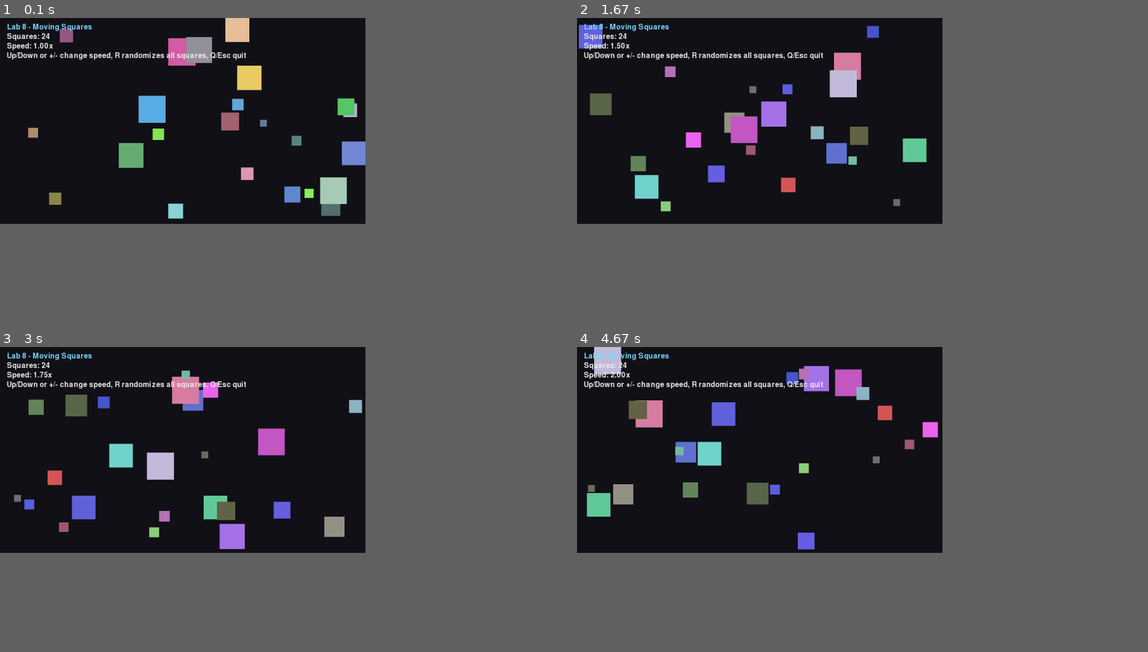
Above: before the commit, frames 1-4 (two rows, left to right).
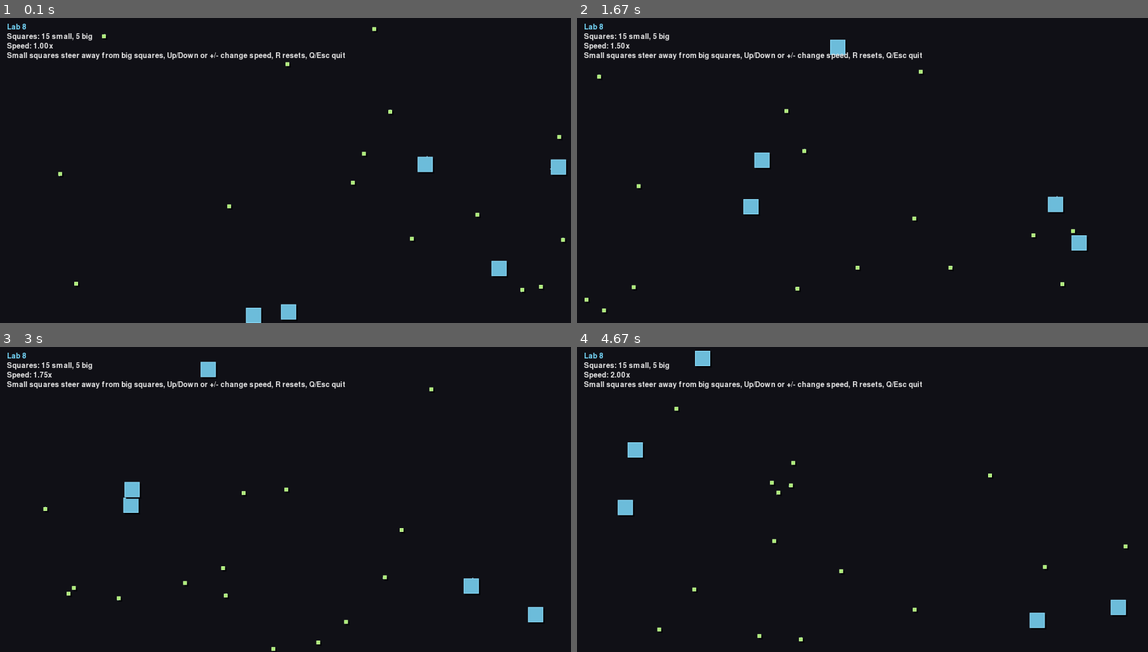
Above: after the commit, the same moments.

Repository: benogeorge/lab8-pygame
Game: pygame game, started from main.py
The game is run twice, just before and just after one commit, with the same random seed, the same clock (stepped at 60 frames per second) and the same inputs.
Inputs:
- Up to frame 1 (0.1 s): no input
- Up to frame 2 (1.67 s): tap R at 0.33 s; hold Up 0.67-1.13 s; tap + at 0.82 s; hold Down 1.17-1.47 s; tap - at 1.32 s; hold Up from 1.5 s (still down); tap = at 1.65 s
- Up to frame 3 (3 s): release Up at 1.87 s; hold Down 1.9-2.27 s; tap + at 2.05 s; hold Up 2.3-2.6 s; tap - at 2.45 s; hold Down 2.63-2.93 s; tap = at 2.78 s; hold Up from 2.97 s (still down)
- Up to frame 4 (4.67 s): tap + at 3.12, 4.25 s; release Up at 3.33 s; hold Down 3.37-3.73 s; tap - at 3.52, 4.58 s; hold Up 3.77-4.07 s; tap = at 3.92 s; hold Down 4.1-4.4 s; hold Up from 4.43 s (still down)
The window is 576x324 before the commit and 900x480 after it. Grey fills any space a smaller window leaves; there, only what the larger window draws over its background counts as a difference.

The runs differ from the first frame. In frame 1, 6.1% of the frame differs, in the area x 1-100%, y 0-100%; in frame 2, 6.2%; in frame 3, 6.2%, in the area x 1-96%, y 1-100%; in frame 4, 6.1%.

Commit message:
feat: simplify fleeing square behavior

Diff:
--- a/main.py
+++ b/main.py
@@ -7,26 +7,33 @@
 import pygame
 
 
-WIDTH = 960
-HEIGHT = 540
+WIDTH = 1500
+HEIGHT = 800
 FPS = 60
-SQUARE_COUNT = 24
+SQUARE_COUNT = 20
 BACKGROUND = (18, 18, 24)
 TEXT_COLOR = (235, 235, 235)
 ACCENT_COLOR = (120, 220, 255)
-MIN_SQUARE_SIZE = 18
-MAX_SQUARE_SIZE = 72
+SHADOW_COLOR = (6, 6, 10)
+TRAIL_COLOR = (150, 215, 255)
+SMALL_SQUARE_SIZE = 10
+BIG_SQUARE_SIZE = 40
+BIGGER_SQUARE_COUNT = 5
 MIN_SPEED_SCALE = 0.25
 MAX_SPEED_SCALE = 4.0
 SPEED_STEP = 0.25
-MIN_SIZE_SPEED_FACTOR = 1.5
-MAX_SIZE_SPEED_FACTOR = 0.55
-MIN_TURN_INTERVAL = 8
-MAX_TURN_INTERVAL = 26
-MAX_TURN_ANGLE = 0.5
-MIN_WOBBLE_ANGLE = 0.01
-MAX_WOBBLE_ANGLE = 0.11
-WOBBLE_CHANCE = 0.22
+SMALL_SPEED_FACTOR = 1.24
+BIG_SPEED_FACTOR = 0.62
+BASE_CRUISE_SPEED = 2.0
+FLEE_RADIUS = 150
+STEER_STRENGTH = 0.2
+MAX_STEER_SPEED = 4.6
+STEER_DAMPING = 0.988
+COLLISION_BOUNCE = 0.92
+SHADOW_OFFSET = 4
+LOOKAHEAD_FRAMES = 10
+SIDE_STEER_WEIGHT = 0.96
+AWAY_STEER_WEIGHT = 0.16
 
 
 @dataclass
@@ -37,35 +44,118 @@
     vy: float
     size: int
     speed_factor: float
-    turn_timer: int
     color: pygame.Color
 
-    def update(self, width: int, height: int, speed_scale: float) -> None:
-        if random.random() < WOBBLE_CHANCE:
-            wobble_angle = random.uniform(-MAX_WOBBLE_ANGLE, MAX_WOBBLE_ANGLE)
-            if abs(wobble_angle) < MIN_WOBBLE_ANGLE:
-                wobble_angle = MIN_WOBBLE_ANGLE if wobble_angle >= 0 else -MIN_WOBBLE_ANGLE
-            cos_angle = math.cos(wobble_angle)
-            sin_angle = math.sin(wobble_angle)
-            old_vx = self.vx
-            old_vy = self.vy
-            self.vx = old_vx * cos_angle - old_vy * sin_angle
-            self.vy = old_vx * sin_angle + old_vy * cos_angle
-
-        self.turn_timer -= 1
-        if self.turn_timer <= 0:
-            angle = random.uniform(-MAX_TURN_ANGLE, MAX_TURN_ANGLE)
-            cos_angle = math.cos(angle)
-            sin_angle = math.sin(angle)
-            old_vx = self.vx
-            old_vy = self.vy
-            self.vx = old_vx * cos_angle - old_vy * sin_angle
-            self.vy = old_vx * sin_angle + old_vy * cos_angle
-            self.turn_timer = random.randint(MIN_TURN_INTERVAL, MAX_TURN_INTERVAL)
-            self.vx *= random.uniform(0.92, 1.08)
-            self.vy *= random.uniform(0.92, 1.08)
-
-        movement_scale = speed_scale * self.speed_factor
+    def apply_flee(self, others: list["Square"]) -> None:
+        if self.size == BIG_SQUARE_SIZE:
+            return
+
+        center_x = self.x + self.size / 2
+        center_y = self.y + self.size / 2
+        threats: list[tuple[float, float, float]] = []
+        self_speed = math.hypot(self.vx, self.vy)
+        if self_speed > 0.01:
+            forward_x = self.vx / self_speed
+            forward_y = self.vy / self_speed
+        else:
+            forward_x = 1.0
+            forward_y = 0.0
+
+        for other in others:
+            if other is self or other.size <= self.size:
+                continue
+
+            predicted_other_x = (
+                other.x
+                + other.size / 2
+                + other.vx * other.speed_factor * LOOKAHEAD_FRAMES
+            )
+            predicted_other_y = (
+                other.y
+                + other.size / 2
+                + other.vy * other.speed_factor * LOOKAHEAD_FRAMES
+            )
+            dx = center_x - predicted_other_x
+            dy = center_y - predicted_other_y
+            distance = math.hypot(dx, dy)
+
+            if distance == 0 or distance > FLEE_RADIUS:
+                continue
+
+            influence = (FLEE_RADIUS - distance) / FLEE_RADIUS
+            size_bias = 1 + (other.size - self.size) / BIG_SQUARE_SIZE
+            away_x = dx / distance
+            away_y = dy / distance
+            side_a_x = -away_y
+            side_a_y = away_x
+            side_b_x = away_y
+            side_b_y = -away_x
+            if forward_x * side_a_x + forward_y * side_a_y >= forward_x * side_b_x + forward_y * side_b_y:
+                side_x = side_a_x
+                side_y = side_a_y
+            else:
+                side_x = side_b_x
+                side_y = side_b_y
+            threats.append(
+                (
+                    distance,
+                    (side_x * SIDE_STEER_WEIGHT + away_x * AWAY_STEER_WEIGHT) * influence * size_bias,
+                    (side_y * SIDE_STEER_WEIGHT + away_y * AWAY_STEER_WEIGHT) * influence * size_bias,
+                )
+            )
+
+        if not threats:
+            return
+
+        threats.sort(key=lambda item: item[0])
+        steer_x = 0.0
+        steer_y = 0.0
+        weight_total = 0.0
+        for index, (distance, away_x, away_y) in enumerate(threats[:2]):
+            weight = 1.0 if index == 0 else 0.45
+            closeness = 1 - distance / FLEE_RADIUS
+            steer_x += away_x * weight * closeness
+            steer_y += away_y * weight * closeness
+            weight_total += weight
+
+        if weight_total > 0:
+            steer_x /= weight_total
+            steer_y /= weight_total
+
+        accel = math.hypot(steer_x, steer_y)
+        if accel > STEER_STRENGTH:
+            scale = STEER_STRENGTH / accel
+            steer_x *= scale
+            steer_y *= scale
+        self.vx += steer_x
+        self.vy += steer_y
+
+        speed = math.hypot(self.vx, self.vy)
+        max_speed = MAX_STEER_SPEED * self.speed_factor
+        if speed > max_speed:
+            scale = max_speed / speed
+            self.vx *= scale
+            self.vy *= scale
+
+    def recover_cruise_velocity(self) -> None:
+        speed = math.hypot(self.vx, self.vy)
+        target_speed = BASE_CRUISE_SPEED * self.speed_factor
+
+        if speed < 0.01:
+            angle = random.uniform(0, math.tau)
+            self.vx = math.cos(angle) * target_speed
+            self.vy = math.sin(angle) * target_speed
+            return
+
+        if speed < target_speed:
+            blend = 0.18
+            scale = (speed * (1 - blend) + target_speed * blend) / speed
+            self.vx *= scale
+            self.vy *= scale
+
+    def update(self, width: int, height: int, speed_scale: float, squares: list["Square"]) -> None:
+        self.apply_flee(squares)
+        movement_scale = speed_scale
         self.x += self.vx * movement_scale
         self.y += self.vy * movement_scale
 
@@ -82,29 +172,58 @@
         elif self.y + self.size >= height:
             self.y = height - self.size
             self.vy *= -1
+        self.vx *= STEER_DAMPING
+        self.vy *= STEER_DAMPING
+        self.recover_cruise_velocity()
 
     def draw(self, surface: pygame.Surface) -> None:
+        center_x = self.x + self.size / 2
+        center_y = self.y + self.size / 2
+        speed = math.hypot(self.vx, self.vy)
+        if speed > 0.01:
+            trail_length = self.size * 0.55
+            trail_end = (
+                int(center_x - (self.vx / speed) * trail_length),
+                int(center_y - (self.vy / speed) * trail_length),
+            )
+            pygame.draw.line(
+                surface,
+                TRAIL_COLOR,
+                (int(center_x), int(center_y)),
+                trail_end,
+                width=2,
+            )
+
+        shadow_rect = pygame.Rect(
+            int(self.x) + SHADOW_OFFSET,
+            int(self.y) + SHADOW_OFFSET,
+            self.size,
+            self.size,
+        )
+        pygame.draw.rect(surface, SHADOW_COLOR, shadow_rect)
+
+        rect = pygame.Rect(int(self.x), int(self.y), self.size, self.size)
         pygame.draw.rect(
             surface,
             self.color,
-            pygame.Rect(int(self.x), int(self.y), self.size, self.size),
+            rect,
         )
-
-
-def create_square(width: int, height: int) -> Square:
-    size = random.randint(MIN_SQUARE_SIZE, MAX_SQUARE_SIZE)
+        highlight = tuple(min(255, channel + 28) for channel in self.color[:3])
+        pygame.draw.rect(surface, highlight, rect, width=2)
+
+
+def create_square(width: int, height: int, size: int) -> Square:
     x = random.randint(0, width - size)
     y = random.randint(0, height - size)
-    vx = random.choice([-1, 1]) * random.uniform(1.5, 4.0)
-    vy = random.choice([-1, 1]) * random.uniform(1.5, 4.0)
-    size_ratio = (size - MIN_SQUARE_SIZE) / (MAX_SQUARE_SIZE - MIN_SQUARE_SIZE)
-    speed_factor = MAX_SIZE_SPEED_FACTOR + (1 - size_ratio) * (
-        MIN_SIZE_SPEED_FACTOR - MAX_SIZE_SPEED_FACTOR
-    )
+    angle = random.uniform(0, math.tau)
+    speed_factor = SMALL_SPEED_FACTOR if size == SMALL_SQUARE_SIZE else BIG_SPEED_FACTOR
+    base_speed = BASE_CRUISE_SPEED * speed_factor
+    vx = math.cos(angle) * base_speed
+    vy = math.sin(angle) * base_speed
     color = pygame.Color(
-        random.randint(70, 240),
-        random.randint(70, 240),
-        random.randint(70, 240),
+        110 if size == BIG_SQUARE_SIZE else 170,
+        190 if size == BIG_SQUARE_SIZE else 235,
+        220 if size == BIG_SQUARE_SIZE else 120,
     )
     return Square(
         x=x,
@@ -113,21 +232,73 @@
         vy=vy,
         size=size,
         speed_factor=speed_factor,
-        turn_timer=random.randint(MIN_TURN_INTERVAL, MAX_TURN_INTERVAL),
         color=color,
     )
 
 
 def create_squares(count: int, width: int, height: int) -> list[Square]:
-    return [create_square(width, height) for _ in range(count)]
+    squares: list[Square] = []
+    big_count = min(BIGGER_SQUARE_COUNT, count)
+    small_count = count - big_count
+
+    for _ in range(big_count):
+        squares.append(create_square(width, height, BIG_SQUARE_SIZE))
+    for _ in range(small_count):
+        squares.append(create_square(width, height, SMALL_SQUARE_SIZE))
+
+    return squares
+
+
+def resolve_collisions(squares: list[Square]) -> None:
+    total = len(squares)
+    for i in range(total):
+        a = squares[i]
+        for j in range(i + 1, total):
+            b = squares[j]
+            overlap_x = min(a.x + a.size, b.x + b.size) - max(a.x, b.x)
+            overlap_y = min(a.y + a.size, b.y + b.size) - max(a.y, b.y)
+
+            if overlap_x <= 0 or overlap_y <= 0:
+                continue
+
+            center_ax = a.x + a.size / 2
+            center_ay = a.y + a.size / 2
+            center_bx = b.x + b.size / 2
+            center_by = b.y + b.size / 2
+
+            if overlap_x < overlap_y:
+                push = overlap_x / 2
+                if center_ax < center_bx:
+                    a.x -= push
+                    b.x += push
+                else:
+                    a.x += push
+                    b.x -= push
+
+                old_a_vx = a.vx
+                a.vx = b.vx * COLLISION_BOUNCE
+                b.vx = old_a_vx * COLLISION_BOUNCE
+            else:
+                push = overlap_y / 2
+                if center_ay < center_by:
+                    a.y -= push
+                    b.y += push
+                else:
+                    a.y += push
+                    b.y -= push
+
+                old_a_vy = a.vy
+                a.vy = b.vy * COLLISION_BOUNCE
+                b.vy = old_a_vy * COLLISION_BOUNCE
 
 
 def draw_overlay(surface: pygame.Surface, font: pygame.font.Font, speed_scale: float) -> None:
+    small_count = SQUARE_COUNT - BIGGER_SQUARE_COUNT
     lines = [
-        "Lab 8 - Moving Squares",
-        f"Squares: {SQUARE_COUNT}",
+        "Lab 8 ",
+        f"Squares: {small_count} small, {BIGGER_SQUARE_COUNT} big",
         f"Speed: {speed_scale:.2f}x",
-        "Up/Down or +/- change speed, R randomizes all squares, Q/Esc quit",
+        "Small squares steer away from big squares, Up/Down or +/- change speed, R resets, Q/Esc quit",
     ]
 
     x = 18
@@ -142,7 +313,7 @@
 def main() -> None:
     pygame.init()
     screen = pygame.display.set_mode((WIDTH, HEIGHT))
-    pygame.display.set_caption("Lab 8 - Moving Squares")
+    pygame.display.set_caption("Lab 8 - Fleeing Squares")
     clock = pygame.time.Clock()
     font = pygame.font.Font(None, 28)
     squares = create_squares(SQUARE_COUNT, WIDTH, HEIGHT)
@@ -164,7 +335,8 @@
                 speed_scale = 1.0
 
         for square in squares:
-            square.update(WIDTH, HEIGHT, speed_scale)
+            square.update(WIDTH, HEIGHT, speed_scale, squares)
+        resolve_collisions(squares)
 
         screen.fill(BACKGROUND)
         for square in squares:
--- /dev/null
+++ b/watch.py
@@ -0,0 +1,41 @@
+from __future__ import annotations
+
+import os
+import subprocess
+import sys
+import time
+from pathlib import Path
+
+
+WATCH_INTERVAL = 0.5
+
+
+def latest_mtime(source_dir: Path) -> float:
+    return max(path.stat().st_mtime for path in source_dir.glob("*.py"))
+
+
+def main() -> None:
+    source_dir = Path(__file__).resolve().parent
+    source_path = source_dir / "main.py"
+
+    while True:
+        child = subprocess.Popen([sys.executable, str(source_path)], env=os.environ.copy())
+        last_mtime = latest_mtime(source_dir)
+
+        try:
+            while child.poll() is None:
+                time.sleep(WATCH_INTERVAL)
+                if latest_mtime(source_dir) != last_mtime:
+                    child.terminate()
+                    child.wait(timeout=5)
+                    break
+            else:
+                return
+        except KeyboardInterrupt:
+            child.terminate()
+            child.wait(timeout=5)
+            return
+
+
+if __name__ == "__main__":
+    main()
Not shown, changed: README.md
Not shown, changed: requirements.txt
